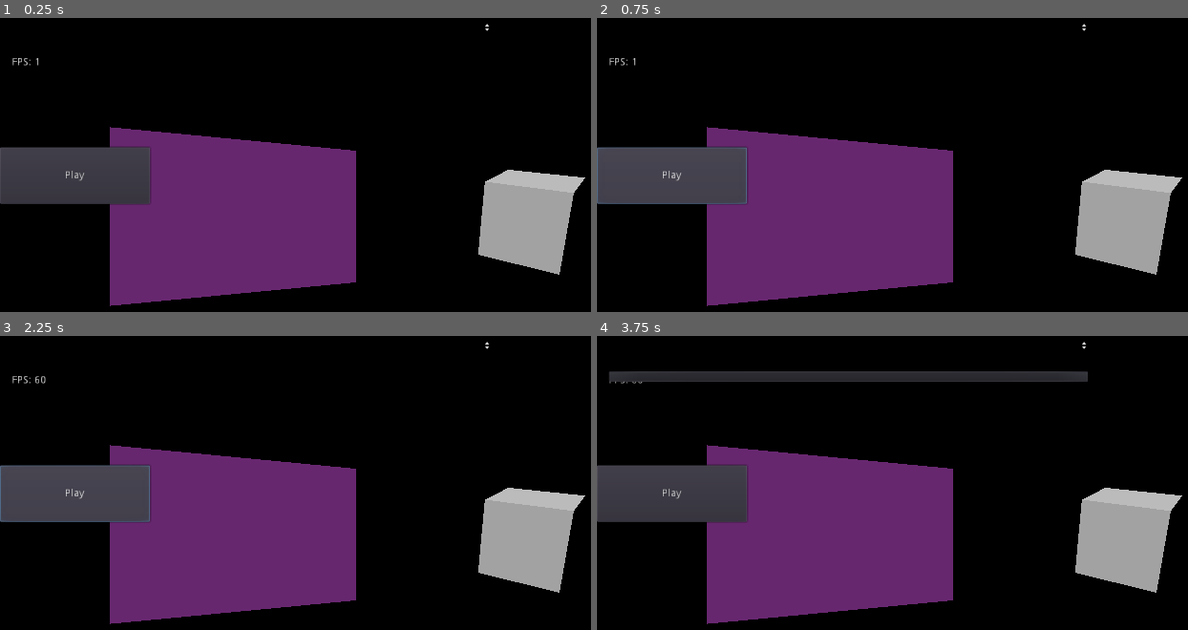
Above: before the commit, frames 1-4 (two rows, left to right).
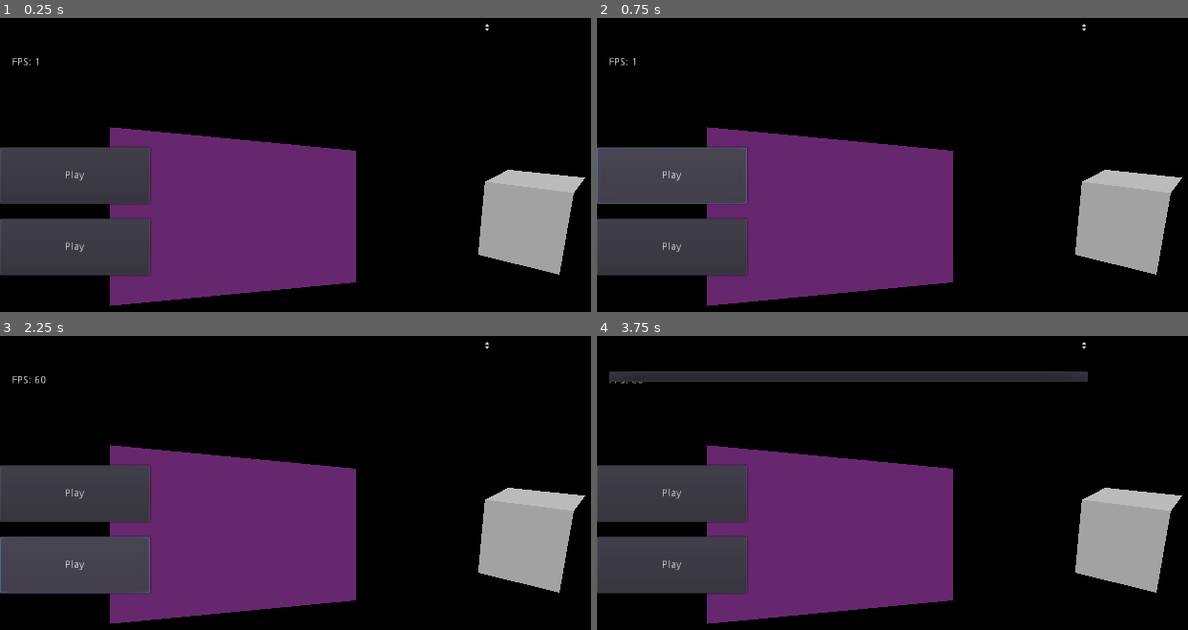
Above: after the commit, the same moments.

Repository: jetomit/godot-uvc-plugin
Game: Godot game, scene res://main.tscn
The game is run twice, just before and just after one commit, with the same random seed, the same clock (stepped at 60 frames per second) and the same inputs.
Inputs (mouse positions are in pixels of both pictures, inside the frame that each line leads up to):
- Up to frame 1 (0.25 s): no input
- Up to frame 2 (0.75 s): click "Play" at 0.5 s
- Up to frame 3 (2.25 s): click "Play" at 1.25 s; click "Play" at 2 s
- Up to frame 4 (3.75 s): click "Play" at 2.75 s; click (851, 344) at 3.5 s

The runs differ from the first frame. In frame 1, 5.0% of the frame differs, in the area x 0-26%, y 68-88%; in frame 2, 5.0%; in frame 3, 5.1%, in the area x 0-26%, y 44-88%; in frame 4, 5.0%.
Error before the commit: Invalid call. Nonexistent function 'set_active' in base 'Nil'. (res://main.gd:91)
Error after the commit: Invalid call. Nonexistent function 'set_active' in base 'Nil'. (res://main.gd:89)

Commit message:
Enable start/stop streaming
Is leaky and seems to crash after a couple of iterations.

Diff:
--- a/demo/main.gd
+++ b/demo/main.gd
@@ -85,7 +85,8 @@
 	if (Input.is_key_pressed(KEY_ESCAPE)):
 		get_tree().quit()
 
+func play():
+	current_camera_feed.set_active(true);
 
-
-func _on_Button_pressed():
-	current_camera_feed.set_active(true);
+func stop():
+	current_camera_feed.set_active(false);
--- a/demo/main.tscn
+++ b/demo/main.tscn
@@ -71,7 +71,7 @@
 mesh = SubResource( 6 )
 material/0 = null
 
-[node name="Button" type="Button" parent="."]
+[node name="BtnPlay" type="Button" parent="."]
 margin_top = 207.0
 margin_right = 201.0
 margin_bottom = 283.0
@@ -79,5 +79,15 @@
 __meta__ = {
 "_edit_use_anchors_": false
 }
+
+[node name="BtnStop" type="Button" parent="."]
+margin_top = 303.0
+margin_right = 201.0
+margin_bottom = 379.0
+text = "Play"
+__meta__ = {
+"_edit_use_anchors_": false
+}
 [connection signal="item_selected" from="CameraFeeds" to="." method="_on_CameraFeeds_item_selected"]
-[connection signal="pressed" from="Button" to="." method="_on_Button_pressed"]
+[connection signal="pressed" from="BtnPlay" to="." method="play"]
+[connection signal="pressed" from="BtnStop" to="." method="stop"]
Not shown, changed: src/gdnative/uvc-feed.cpp
Not shown, changed: src/gdnative/uvc-feed.h
